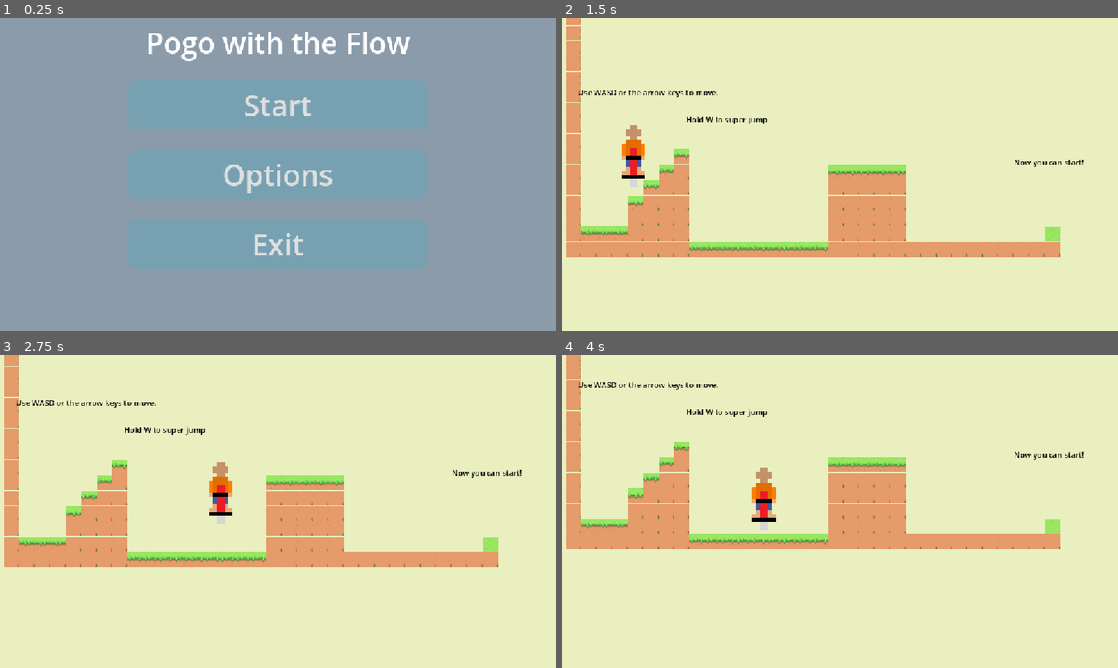
Above: before the commit, frames 1-4 (two rows, left to right).
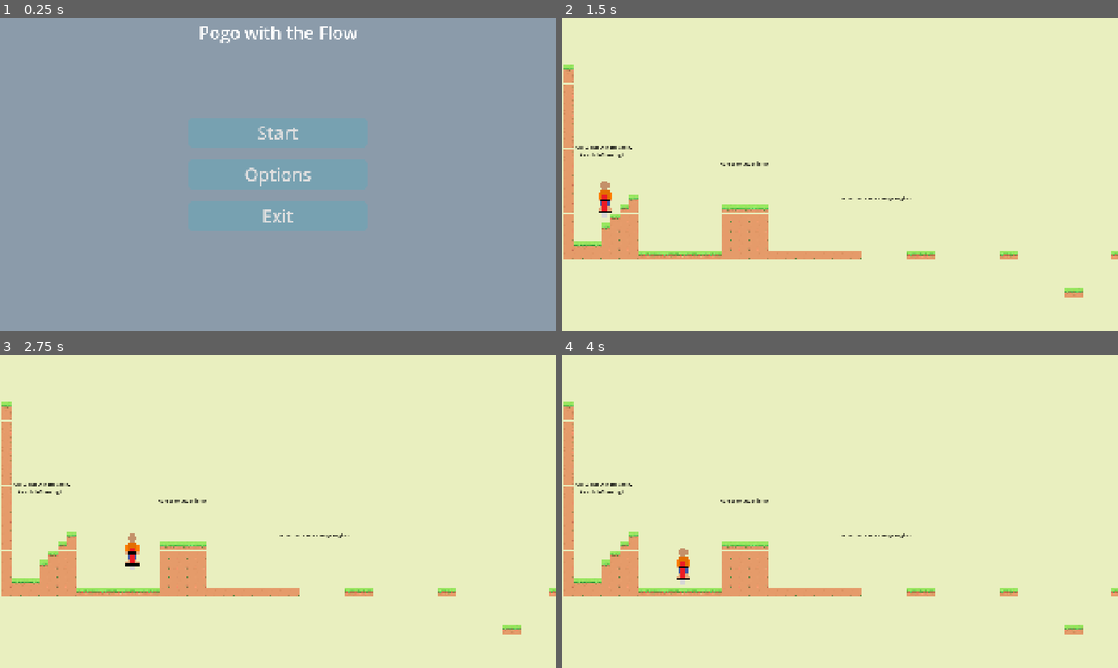
Above: after the commit, the same moments.

Repository: ScarletAkuma/game
Game: Godot game, scene res://Main menu.tscn
The game is run twice, just before and just after one commit, with the same random seed, the same clock (stepped at 60 frames per second) and the same inputs.
Inputs:
- Up to frame 1 (0.25 s): no input
- Up to frame 2 (1.5 s): click "Start" at 0.5 s; hold D (right) from 1.28 s (still down)
- Up to frame 3 (2.75 s): keep holding D (right); tap Space (jump) at 1.52, 2.27 s
- Up to frame 4 (4 s): release D (right) at 2.78 s; hold A (left) 2.78-3.53 s; hold D (right) from 3.53 s (still down); tap Space (jump) at 3.77 s

The runs differ from the first frame. In frame 1, 3.0% of the frame differs, in the area x 26-74%, y 2-76%; in frame 2, 14%; in frame 3, 16%; in frame 4, 17%, in the area x 0-100%, y 0-90%.

Commit message:
Deleted some useless files

Diff:
--- a/kill_z_one.gd
+++ /dev/null
@@ -1 +0,0 @@
-extends CollisionShape2D
--- a/main.tscn
+++ b/main.tscn
@@ -316,7 +316,7 @@
 
 [node name="TileMapLayer" type="TileMapLayer" parent="." unique_id=985201286]
 position = Vector2(32, 8)
-tile_map_data = PackedByteArray("AAAXAA4AAQAJAAUAAAAYAA4AAQA …(4992 unchanged characters)… JAAYAAAD5/w4AAQAJAAYAAAD6/w4AAQAJAAYAAAD6/w0AAQADAAEAAADf/w0AAQAJAAYAAADf/wwAAQAJAAYAAADf/wsAAQA …(715 unchanged characters)…
+tile_map_data = PackedByteArray("AAAXAA4AAQAJAAUAAAAYAA4AAQA …(4992 unchanged characters)… JAAYAAAD5/w4AAQAJAAYAAAD6/w4AAQAJAAYAAADf/w0AAQAJAAYAAADf/wwAAQAJAAYAAADf/wsAAQA …(715 unchanged characters)…
 tile_set = SubResource("TileSet_cdmtq")
 
 [node name="Player" type="CharacterBody2D" parent="." unique_id=2101166800 groups=["player"]]
@@ -343,19 +343,21 @@
 volume_db = -21.693
 
 [node name="Label" type="Label" parent="." unique_id=199001872]
-offset_left = -1127.0
-offset_top = 135.0
-offset_right = -832.0
-offset_bottom = 167.0
+offset_left = -1160.0
+offset_top = 88.0
+offset_right = -865.0
+offset_bottom = 137.0
 theme_override_colors/font_color = Color(0, 0, 0, 1)
-text = "Use WASD or the arrow keys to move. "
+text = "Use A and D or the arrow
+keys to left and right. "
+horizontal_alignment = 1
 metadata/_edit_use_anchors_ = true
 
 [node name="Trampoline" parent="." unique_id=847996565 instance=ExtResource("4_1bvp3")]
-position = Vector2(2207, 417)
+position = Vector2(2248, 424)
 
 [node name="Trampoline2" parent="." unique_id=1924631767 instance=ExtResource("4_1bvp3")]
-position = Vector2(2675, 403)
+position = Vector2(2696, 424)
 
 [node name="Trampoline3" parent="." unique_id=1125013374 instance=ExtResource("4_1bvp3")]
 position = Vector2(888, 408)
@@ -388,7 +390,7 @@
 texture = ExtResource("9_kek77")
 
 [node name="Trampoline5" parent="." unique_id=299622986 instance=ExtResource("4_1bvp3")]
-position = Vector2(1880, 222)
+position = Vector2(1928, 232)
 
 [node name="Trampoline6" parent="." unique_id=1714670031 instance=ExtResource("4_1bvp3")]
 position = Vector2(1699, -56)
@@ -402,21 +404,29 @@
 rotation = -0.63529986
 
 [node name="Label2" type="Label" parent="." unique_id=553107726]
-offset_left = -903.0
-offset_top = 191.0
-offset_right = -863.0
-offset_bottom = 214.0
+offset_left = -616.0
+offset_top = 144.0
+offset_right = -447.0
+offset_bottom = 167.0
 theme_override_colors/font_color = Color(0, 0, 0, 1)
 text = "Hold W to super jump"
 metadata/_edit_use_anchors_ = true
 
 [node name="Label3" type="Label" parent="." unique_id=209588650]
-offset_left = -224.0
-offset_top = 280.0
-offset_right = -152.0
-offset_bottom = 303.0
+offset_left = -192.0
+offset_top = 264.0
+offset_right = 45.0
+offset_bottom = 287.0
 theme_override_colors/font_color = Color(0, 0, 0, 1)
-text = "Now you can start!"
+text = "Now the real challenge begins!"
+
+[node name="Label4" type="Label" parent="." unique_id=269588140]
+offset_left = 936.0
+offset_top = 424.0
+offset_right = 1173.0
+offset_bottom = 447.0
+theme_override_colors/font_color = Color(0, 0, 0, 1)
+text = "Trampoline"
 
 [node name="Trampoline9" parent="." unique_id=1535978915 instance=ExtResource("4_1bvp3")]
 position = Vector2(1504, -248)
--- a/project.godot
+++ b/project.godot
@@ -21,6 +21,9 @@
 
 [display]
 
+window/size/viewport_width=1920
+window/size/viewport_height=1080
+window/size/window_height_override=1000
 window/stretch/mode="canvas_items"
 window/stretch/aspect="expand"
 
--- /dev/null
+++ b/victory.tscn
@@ -0,0 +1,11 @@
+[gd_scene format=3 uid="uid://bamkajquq22wv"]
+
+[node name="Victory" type="Control" unique_id=280183387]
+layout_mode = 3
+anchors_preset = 15
+anchor_right = 1.0
+anchor_bottom = 1.0
+grow_horizontal = 2
+grow_vertical = 2
+
+[node name="Sprite2D" type="Sprite2D" parent="." unique_id=1972446355]
Binary file removed: 16x16-inch-square-plain-polished-ceramic-black-tiles-for-floor-479.jpg
Not shown, removed: 16x16-inch-square-plain-polished-ceramic-black-tiles-for-floor-479.jpg.import
Binary file removed: Personalised-Canvas-Square.webp
Not shown, removed: Personalised-Canvas-Square.webp.import
Binary file removed: Untitled.jpg
Not shown, removed: Untitled.jpg.import
Not shown, removed: kill_z_one.gd.uid
Binary file added: sunset.jpg
Not shown, changed: sunset.jpg.import
Binary file removed: tilemapPacck.png
